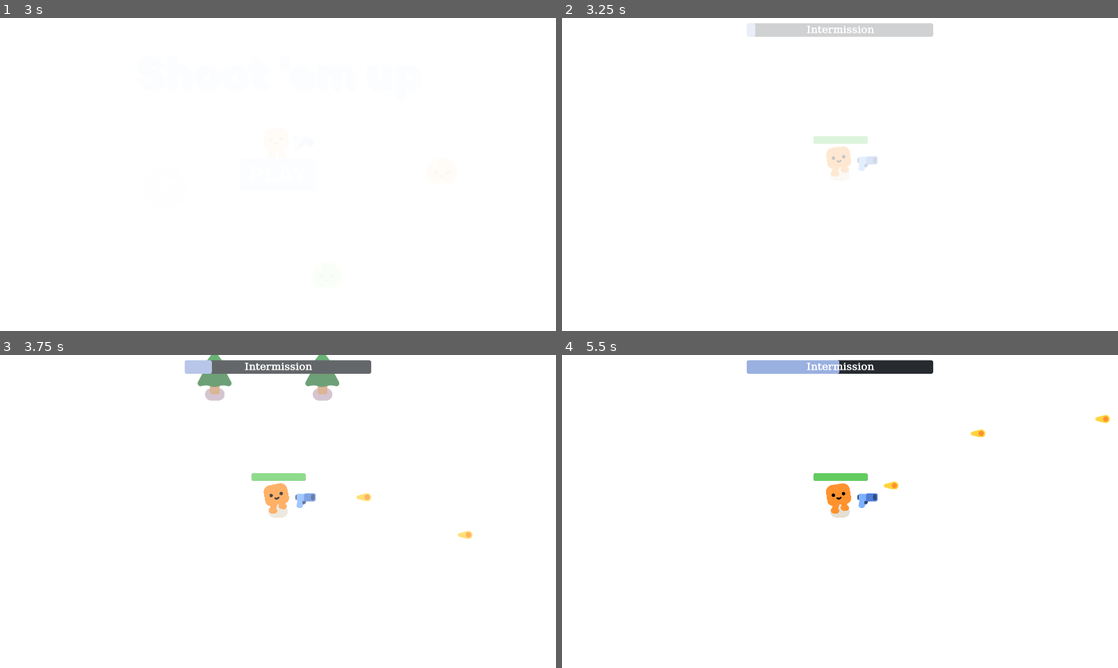
Above: before the commit, frames 1-4 (two rows, left to right).
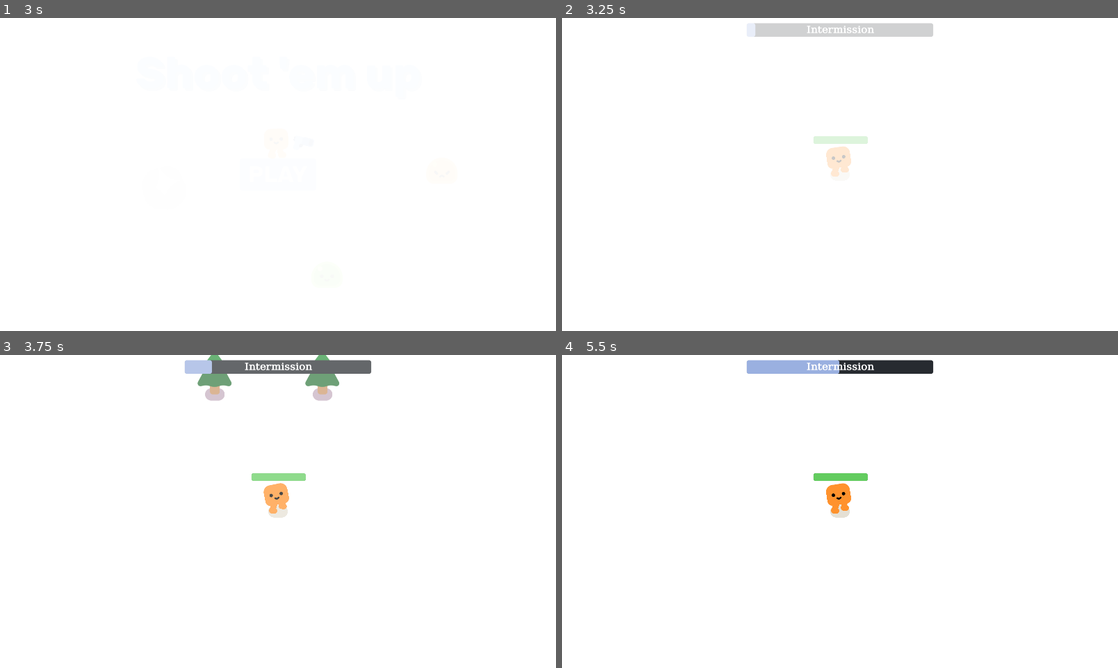
Above: after the commit, the same moments.

Repository: cottondell/shoot-em-up-game
Game: Godot game, scene res://main_menu.tscn
Two runs of this game, one before a commit and one after it. Both use one fixed random seed, a clock stepped at 60 frames per second and the inputs below.
Inputs:
- Up to frame 1 (3 s): click "PLAY" at 0.5 s; click "PLAY" at 1.25 s; tap Enter at 2 s; hold W (move_up) from 2.03 s (still down)
- Up to frame 2 (3.25 s): keep holding W (move_up)
- Up to frame 3 (3.75 s): release W (move_up) at 3.53 s; hold A (move_left) from 3.53 s (still down)
- Up to frame 4 (5.5 s): release A (move_left) at 5.03 s; hold S (move_down) from 5.03 s (still down)

Frame 1 is identical in both runs. In frame 2, 0.1% of the frame differs, in the area x 53-57%, y 44-49%; in frame 3, 0.2%; in frame 4, 0.3%, in the area x 53-99%, y 19-49%.
Error in both runs: Cannot call method 'change_scene_to_file' on a null value. (res://main_menu.gd:4)

Commit message:
Added muzzle flash to gun, made bullets show behind gun

Diff:
--- a/fade_screen.gd
+++ b/fade_screen.gd
@@ -23,5 +23,5 @@
 	%AnimationPlayer.speed_scale = 1 / duration
 	%AnimationPlayer.play("fade_out")
 
-func _on_animation_finished(anim_name: StringName) -> void:
+func _on_animation_finished(_anim_name: StringName) -> void:
 	fade_complete.emit()
--- a/gun.gd
+++ b/gun.gd
@@ -1,83 +1,83 @@
 class_name Gun
 extends Node2D
 
-# Changing how guns work:
-# - Only mode currently is follow mode
-# - Guns have a target which is set by another script
-# - They constantly point at the target
-# - Other script tells them when to fire via function
-# - Optional auto-fire mode where speed can be set by other script
+# Constants
+const BULLET = preload("res://bullet.tscn")
+const MUZZLE_FLASH = preload("res://pistol/muzzle_flash/muzzle_flash.tscn")
+
+# Public variables
+var target: Node2D
 
 # Private variables
+var _autofire_enabled: bool = true
+var _autofire_delay: float = 0.3
 var _is_facing_right: bool = true
 @onready var _facing_right_visual_scale_y = %Pistol.scale.y
 
-# Autofire variables
-var target: Node2D
-var autofire_enabled: bool = false
-var autofire_delay: float = 0.3
-
 # Engine events
 func _ready() -> void:
-	if autofire_enabled:
-		%AutofireTimer.start(autofire_delay)
+	if _autofire_enabled:
+		%AutofireTimer.start(_autofire_delay)
 
 func _physics_process(_delta: float) -> void:
 	# Try aim at target
-	if aim_at_target():
+	if _aim_at_target():
 		# Flip orientation of gun visual if needed
-		fix_visual_orientation()
+		_fix_visual_orientation()
 
 # Functions
 ## Fire a bullet from the shoot point of the gun.
 func shoot():
-	const BULLET = preload("res://bullet.tscn")
-
 	# Instantiate new bullet at shoot point with rotation of gun
 	var new_bullet: Area2D = BULLET.instantiate()
 	new_bullet.global_position = %ShootPoint.global_position
 	new_bullet.global_rotation = global_rotation
+	new_bullet.z_index = z_index - 1
 	%ShootPoint.add_child(new_bullet)
+
+	# Instantiate new muzzle flash at shoot point with rotation of gun
+	var new_flash: Node2D = MUZZLE_FLASH.instantiate()
+	%FlashPoint.add_child(new_flash)
+	print("Created new flash: ", new_flash.global_position)
 
 # Autofire functions
 func enable_autofire():
-	if autofire_enabled:
+	if _autofire_enabled:
 		return
 
-	autofire_enabled = true
+	_autofire_enabled = true
 
 	if is_node_ready():
-		print(%AutofireTimer.paused)
-		%AutofireTimer.start(autofire_delay)
-		print(%AutofireTimer.paused)
+		%AutofireTimer.start(_autofire_delay)
 
 func disable_autofire():
-	if !autofire_enabled:
+	if !_autofire_enabled:
 		return
 
-	autofire_enabled = false
+	_autofire_enabled = false
 
 	if is_node_ready():
 		%AutofireTimer.stop()
 
 func set_autofire_delay(delay: float):
-	autofire_delay = delay
+	_autofire_delay = delay
 
-	if autofire_enabled && is_node_ready():
+	if _autofire_enabled && is_node_ready():
 		%AutofireTimer.wait_time = delay
 
 ## Shoot gun when autofire timer times out
 func _on_autofire_timer_timeout() -> void:
 	# Shoot gun if autofire is enabled
-	if autofire_enabled:
+	if _autofire_enabled:
 		shoot()
 
 	# Safety catch incase timer is enabled when it should be disabled
 	else:
 		%AutofireTimer.stop()
 
+# Auto aim functions
 ## Rotate gun to point at target, if one is set.
-func aim_at_target() -> bool:
+func _aim_at_target() -> bool:
 	# No target to aim at
 	if !target:
 		return false
@@ -99,7 +99,7 @@
 	return true
 
 ## Change y scale to flip gun depending on which direction it's facing.
-func fix_visual_orientation():
+func _fix_visual_orientation():
 	var new_is_facing_right = abs(rotation) < PI / 2
 
 	# Not changed -> don't do anything
--- a/gun.tscn
+++ b/gun.tscn
@@ -17,6 +17,10 @@
 unique_name_in_owner = true
 position = Vector2(26, -11)
 
+[node name="FlashPoint" type="Marker2D" parent="WeaponPivot/Pistol" unique_id=746779071]
+unique_name_in_owner = true
+position = Vector2(26, -11)
+
 [node name="AutofireTimer" type="Timer" parent="." unique_id=493512823]
 unique_name_in_owner = true
 wait_time = 0.3
--- a/gun_handler.gd
+++ b/gun_handler.gd
@@ -2,14 +2,20 @@
 
 var guns: Array[Gun]
 
-func _process(delta: float) -> void:
+func _process(_delta: float) -> void:
 	aim_guns()
 
 func aim_guns():
 	var enemies = get_enemies_by_range()
 
-	for i in range(min(guns.size(), enemies.size())):
-		guns[i].target = enemies[i]
+	for i in range(guns.size()):
+		if i < enemies.size():
+			guns[i].target = enemies[i]
+			guns[i].enable_autofire()
+			guns[i].show()
+		else:
+			guns[i].hide()
+			guns[i].disable_autofire()
 
 class Node2DWithFloat:
 	var node: Node2D
Not shown: 1 places in pistol/muzzle_flash/muzzle_flash.tscn that only renumber resources
Not shown, changed: README.md
